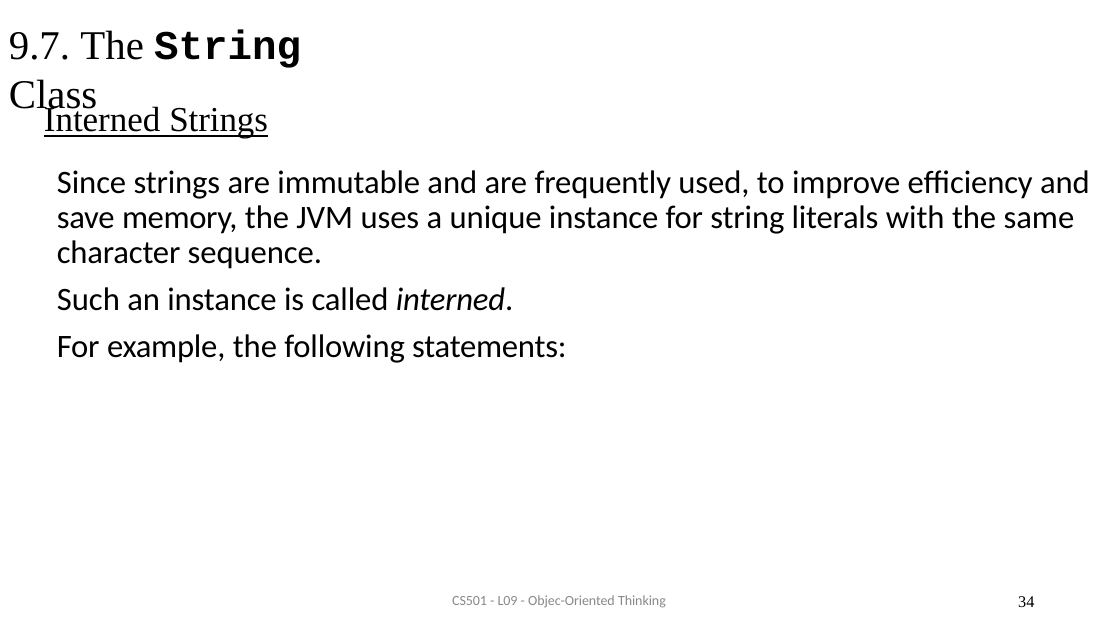
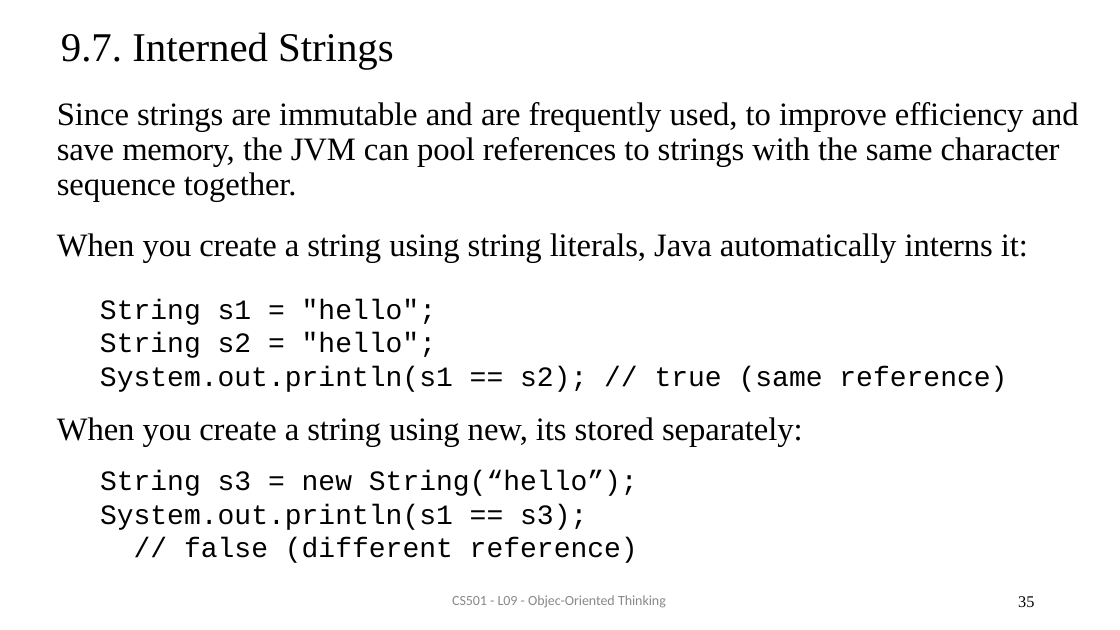
Before and after one commit to AughdonBreslin/CS501IntroToJava, a slide deck: slide 35 of Lectures/9_Object_Oriented_Programming.pptx (slide 34 before the commit). Drawn at 1120x630 pixels with LibreOffice and Linux fonts; fonts in the diff are those of the drawing. Boxes give left, top, right and bottom in pixels: in the first picture for what was removed or moved away, otherwise in the second. Text is boxed around its words. In the diff, an @@ line names an element or a change of style, - is before the commit and + after.

```diff
--- a/Lectures/9_Object_Oriented_Programming.pptx
+++ b/Lectures/9_Object_Oriented_Programming.pptx
@@ title at bbox=[61, 32, 393, 69]: text changed @@
-9.7. The String Class
+9.7. Interned Strings
@@ text at bbox=[57, 102, 1079, 447]: text changed; font Calibri to Times New Roman @@
-Interned Strings
-Since strings are immutable and are frequently used, to improve efficiency and save memory, the JVM uses a unique instance for string literals with the same character sequence.
-Such an instance is called interned.
-For example, the following statements:
+Since strings are immutable and are frequently used, to improve efficiency and save memory, the JVM can pool references to strings with the same character sequence together.
+When you create a string using string literals, Java automatically interns it:
+When you create a string using new, its stored separately:
@@ text added at bbox=[100, 299, 1007, 392], 24 pt, text #000000 @@
+String s1 = "hello";
+String s2 = "hello";
+System.out.println(s1 == s2); // true (same reference)
@@ text added at bbox=[100, 470, 638, 563], 24 pt, text #000000 @@
+String s3 = new String(“hello”);
+System.out.println(s1 == s3);
+// false (different reference)
@@ page number at bbox=[1018, 596, 1034, 607]: text changed @@
-34
+35
```
Also in this commit, not shown: 10 other slides changed, 17 slides added, 8 slides removed, 4 other files.
